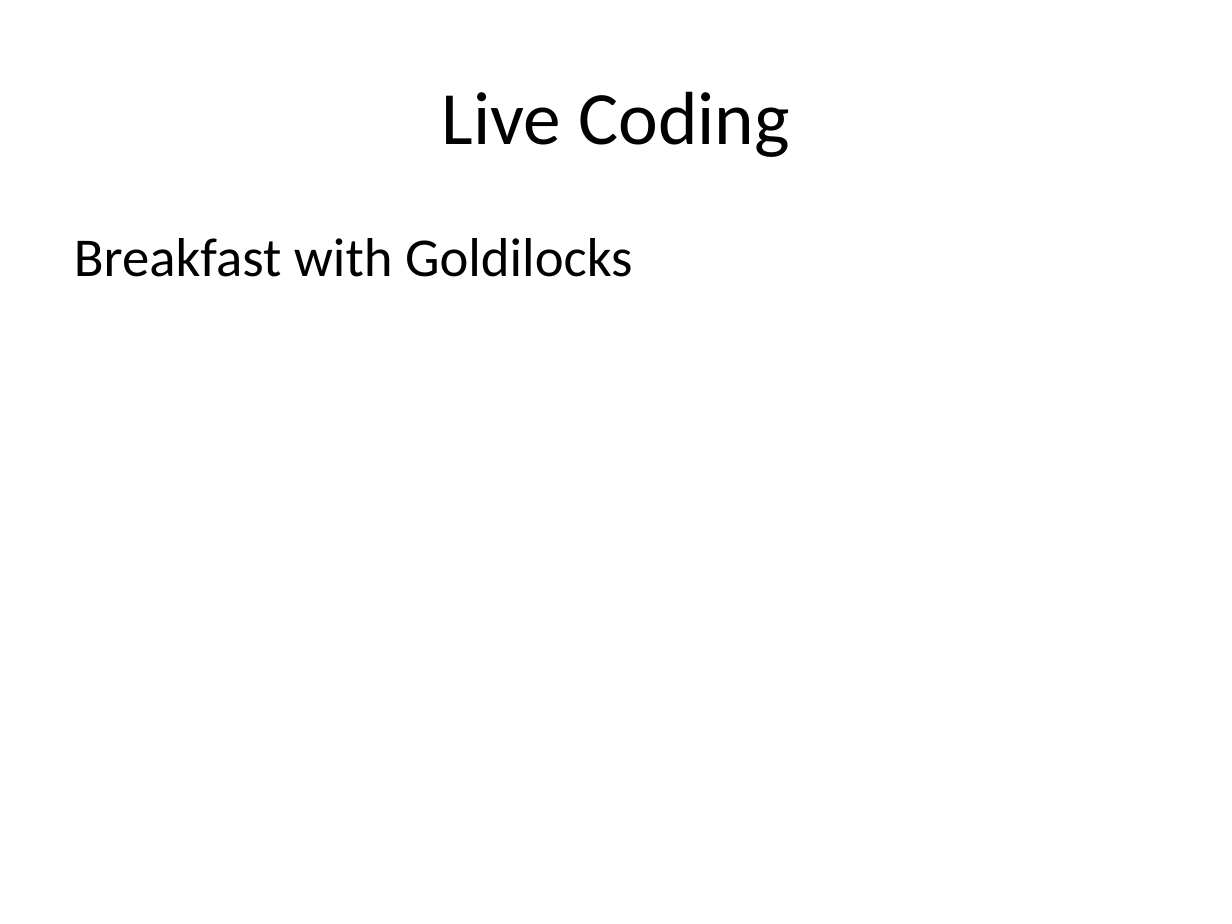
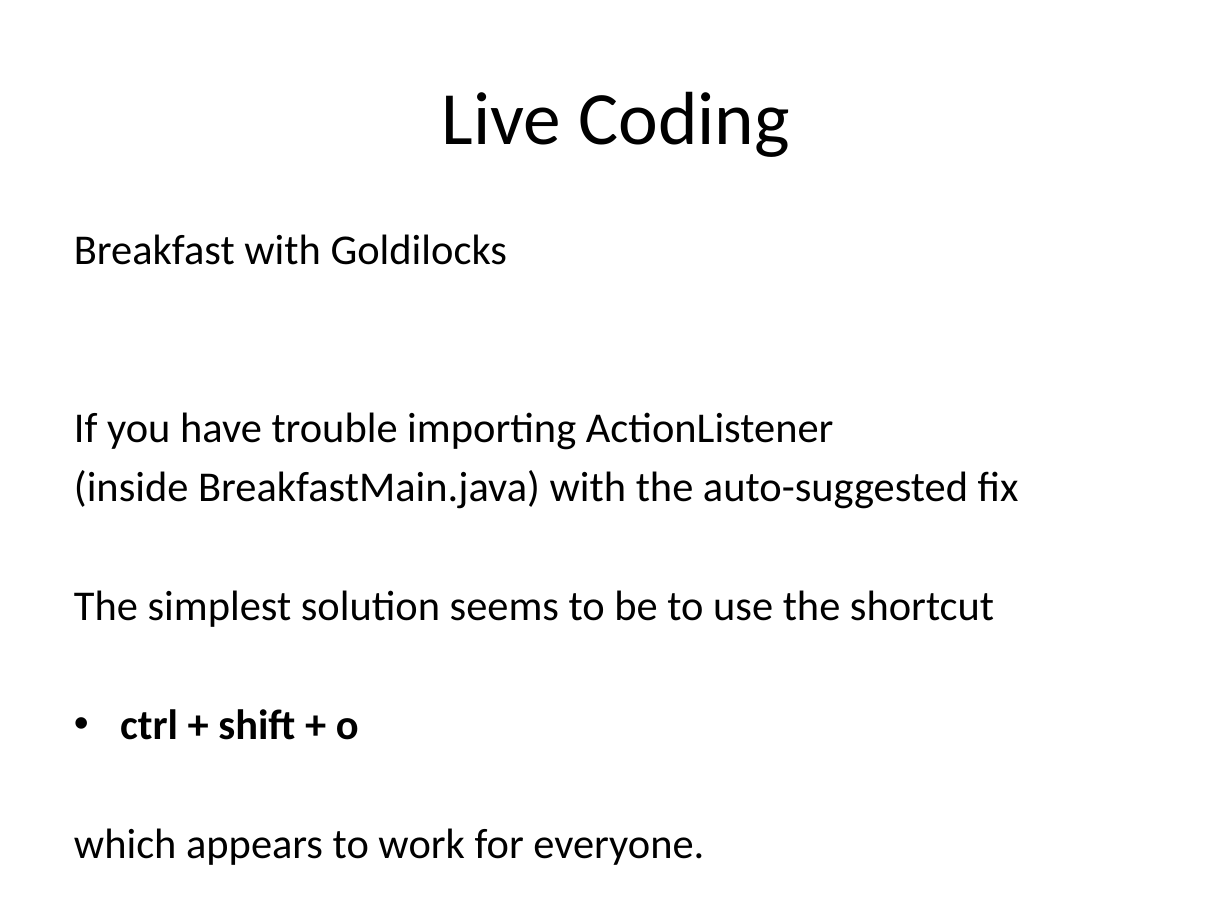
Before and after one commit to RHIT-CSSE/csse220, a slide deck: slide 7 of ClassMaterials/EventBasedProgramming/Slides/Part2-EventBasedProgramming.pptx. Drawn at 1232x924 pixels with LibreOffice and Linux fonts; fonts in the diff are those of the drawing. Boxes give left, top, right and bottom in pixels: in the first picture for what was removed or moved away, otherwise in the second. Text is boxed around its words. In the diff, an @@ line names an element or a change of style, - is before the commit and + after.

```diff
--- a/ClassMaterials/EventBasedProgramming/Slides/Part2-EventBasedProgramming.pptx
+++ b/ClassMaterials/EventBasedProgramming/Slides/Part2-EventBasedProgramming.pptx
@@ text at (74, 234, 507, 265): size 32 to 24.8 pt in "Breakfast with Goldilocks"; less space between paragraphs @@
@@ text at (74, 412, 1019, 865): paragraphs added @@
+If you have trouble importing ActionListener
+(inside BreakfastMain.java) with the auto-suggested fix
+The simplest solution seems to be to use the shortcut
+• ctrl + shift + o
+which appears to work for everyone.
```
Also in this commit, not shown: 1 other file.
